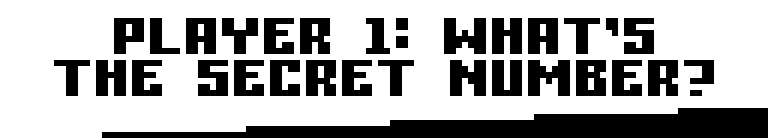
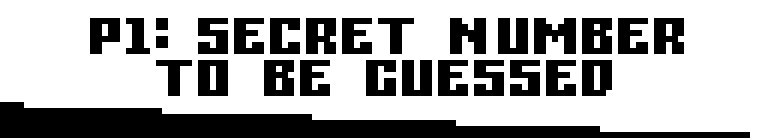
Layered file, before and after one edit (768x138). Changes by layer:
renamed "PLAYER 1: WHAT’s THE SECRET NUMBER?" to "P1: SECRET NUMBER TO BE GUESSED", painted on it over [54, 18, 714, 96]
painted on "Layer 1" over [0, 102, 768, 138]
